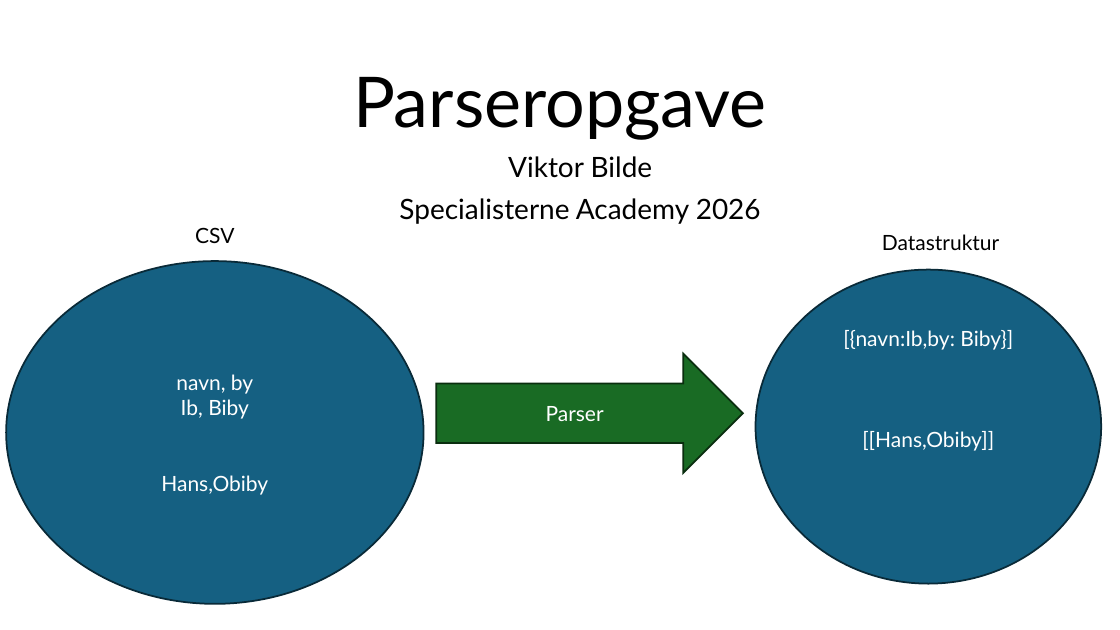
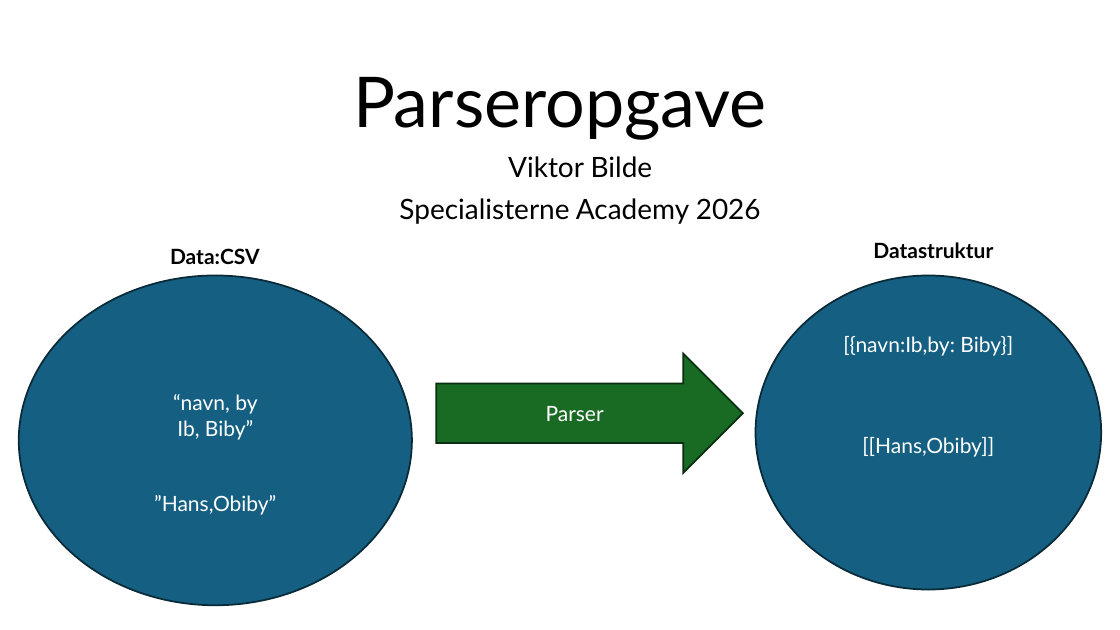
Before and after one commit to viktorbilde-debug/parser-opgaven, a slide deck: slide 1 of Parseropgave.pptx. Drawn at 1120x630 pixels with LibreOffice and Linux fonts; fonts in the diff are those of the drawing. Boxes give left, top, right and bottom in pixels: in the first picture for what was removed or moved away, otherwise in the second. Text is boxed around its words. In the diff, an @@ line names an element or a change of style, - is before the commit and + after.

```diff
--- a/Parseropgave.pptx
+++ b/Parseropgave.pptx
@@ text "Datastruktur": place and size @@
-text "Datastruktur" at (882,234,999,250)
+text "Datastruktur" at (873,242,993,258)
@@ text "Datastruktur" at (873,242,993,258): bold on @@
@@ text at (170,248,260,264): text changed; bold on @@
-CSV
+Data:CSV
@@ ellipse "“navn, by": place and size @@
-ellipse "“navn, by" at (6,261,423,604)
+ellipse "“navn, by" at (18,276,412,606)
@@ ellipse "[{navn:Ib,by: Biby}]": place and size @@
-ellipse "[{navn:Ib,by: Biby}]" at (755,270,1102,584)
+ellipse "[{navn:Ib,by: Biby}]" at (755,276,1102,590)
@@ text in ellipse at (154,394,276,515): text changed @@
-navn, by
-Ib, Biby
-Hans,Obiby
+“navn, by
+Ib, Biby”
+”Hans,Obiby”
```
Also in this commit, not shown: 4 other slides changed, 4 other files.
